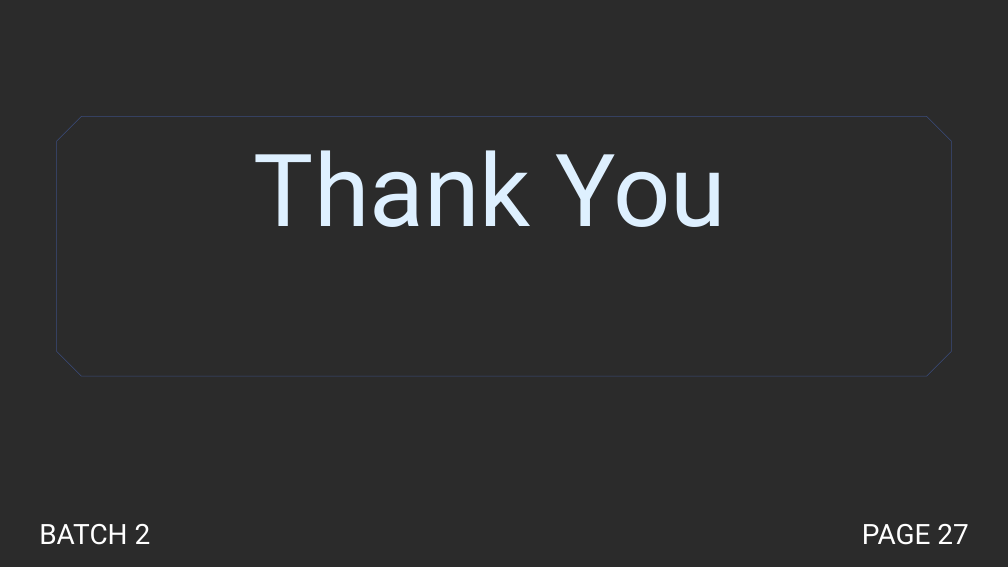
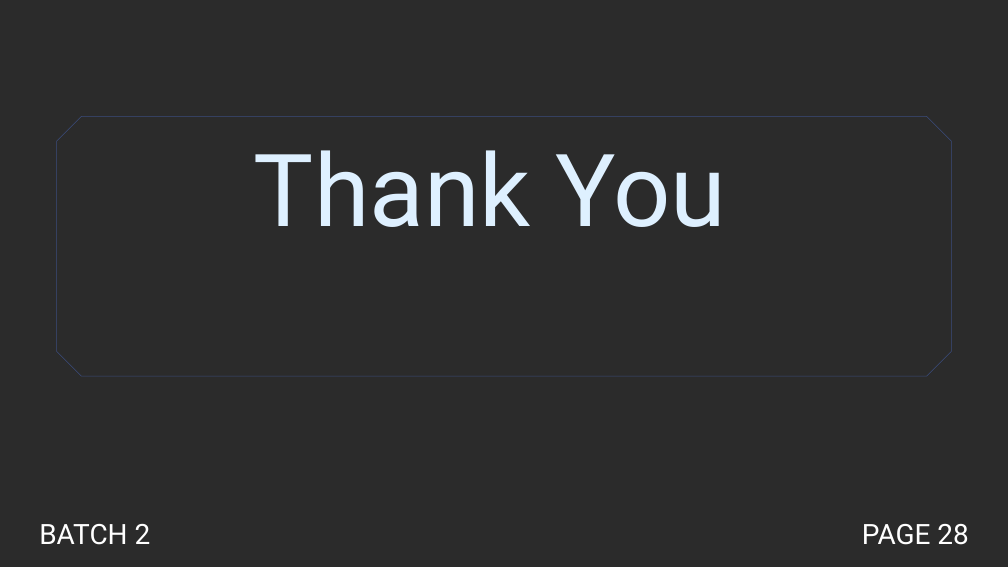
Before and after one commit to Jaz0XD/Pothole_Detection_System, a slide deck: slide 28 of Presentation - 28 Jan/First Review Final PPT - Class Presentation.pptx. Drawn at 1008x567 pixels with LibreOffice and Linux fonts; fonts in the diff are those of the drawing; background and template pictures are left out; a plain dark background stands for a picture behind light text. Boxes give left, top, right and bottom in pixels: in the first picture for what was removed or moved away, otherwise in the second. Text is boxed around its words. In the diff, an @@ line names an element or a change of style, - is before the commit and + after.

```diff
--- a/Presentation - 28 Jan/First Review Final PPT - Class Presentation.pptx
+++ b/Presentation - 28 Jan/First Review Final PPT - Class Presentation.pptx
@@ text at bbox=[862, 524, 968, 545]: text changed @@
-PAGE 27
+PAGE 28
```
Also in this commit, not shown: 4 other slides changed.
